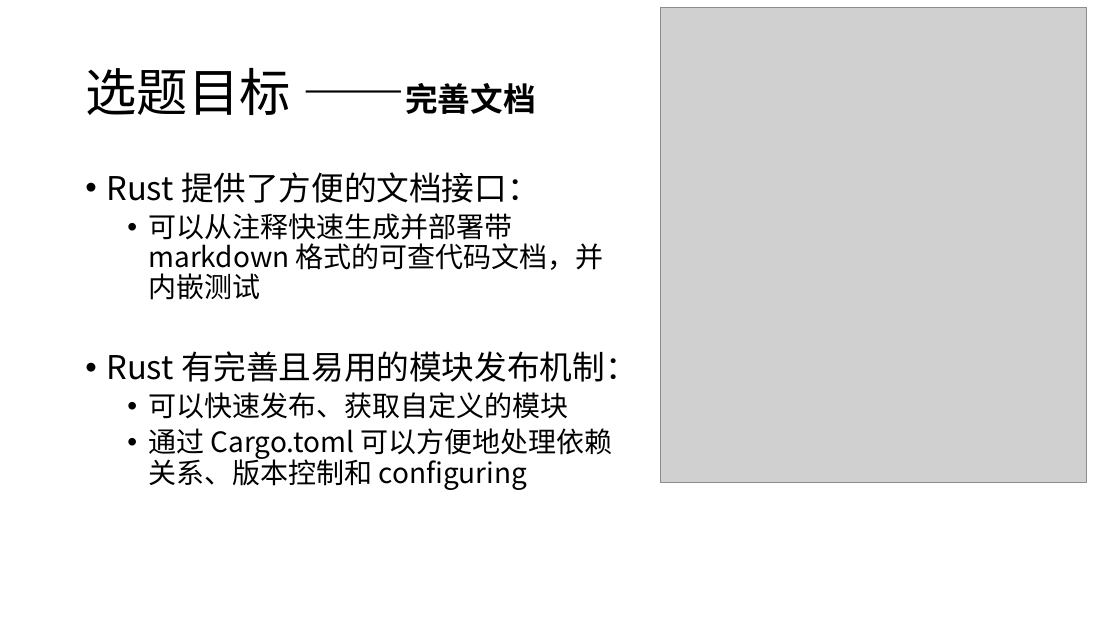
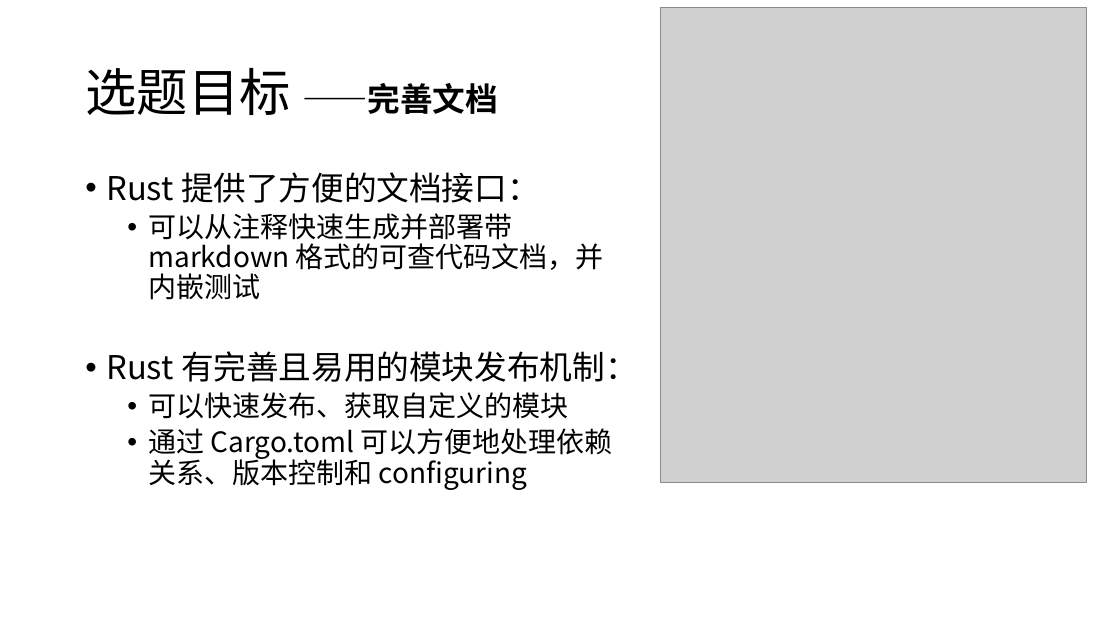
Before and after one commit to scPointer/maturin, a slide deck: slide 11 of repo/20230105.pptx. Drawn at 1120x630 pixels with LibreOffice and Linux fonts; fonts in the diff are those of the drawing; grey boxes stand for pictures. Boxes give left, top, right and bottom in pixels: in the first picture for what was removed or moved away, otherwise in the second. Text is boxed around its words. In the diff, an @@ line names an element or a change of style, - is before the commit and + after.

```diff
--- a/repo/20230105.pptx
+++ b/repo/20230105.pptx
@@ title "选题目标 ——完善文档" at (85,68,498,115): size 44 to 28 pt, bold on in "——完善文档" @@
```
Also in this commit, not shown: 11 other slides changed, 1 slide added, 1 other file.
